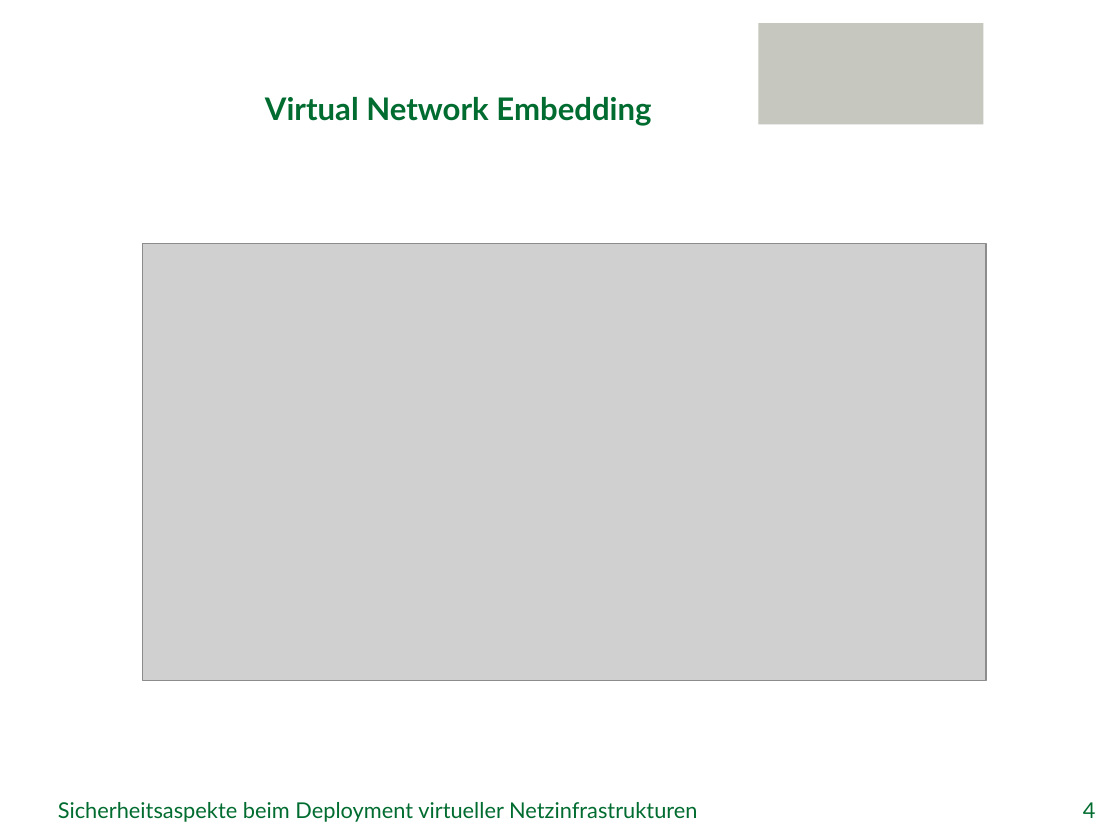
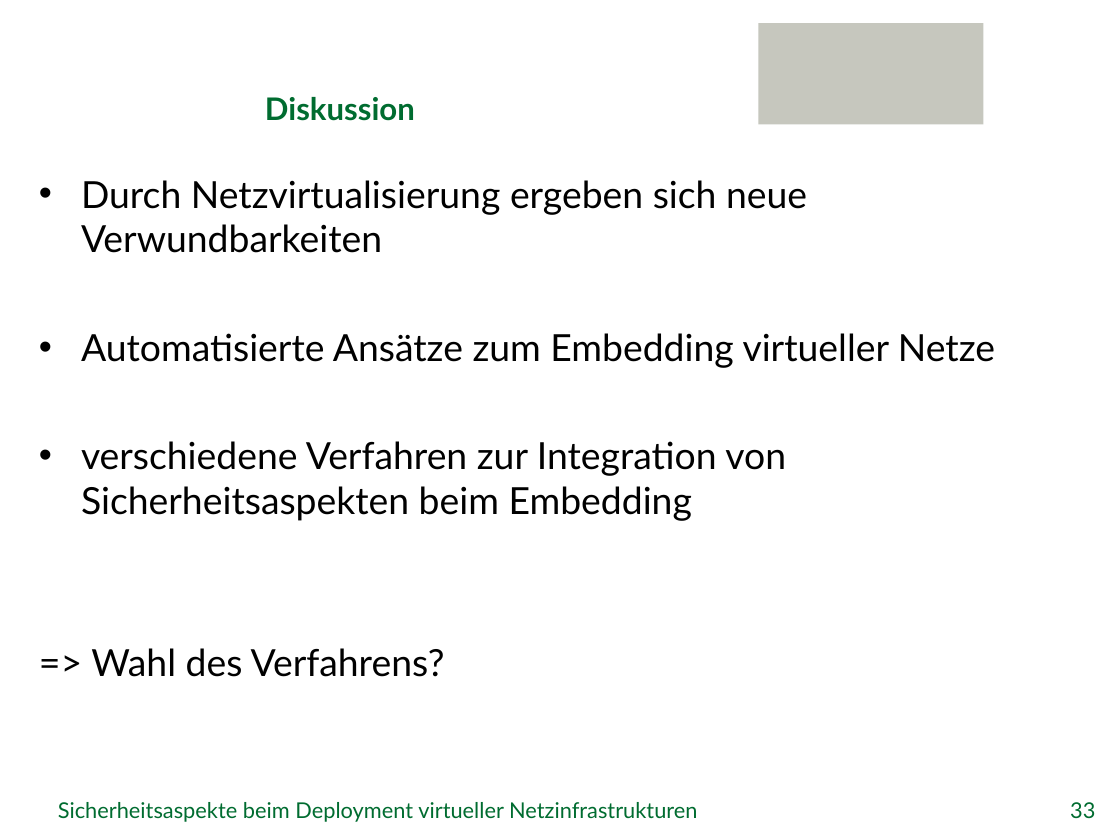
Before and after one commit to GeGroe/timvs, a slide deck: slide 33 of Referat/PowerPoint/TimvS_SVNE.pptx (slide 4 before the commit). Drawn at 1120x840 pixels with LibreOffice and Linux fonts; fonts in the diff are those of the drawing; grey boxes stand for pictures; background and template pictures are left out. Boxes give left, top, right and bottom in pixels: in the first picture for what was removed or moved away, otherwise in the second. Text is boxed around its words. In the diff, an @@ line names an element or a change of style, - is before the commit and + after.

Commit message:
Notizen, Diskussionsfolien und -themen, mitlaufende Gliederung am unteren Folienrand

```diff
--- a/Referat/PowerPoint/TimvS_SVNE.pptx
+++ b/Referat/PowerPoint/TimvS_SVNE.pptx
@@ title at (265,97,415,121): text changed @@
-Virtual Network Embedding
+Diskussion
@@ text added at (81,180,995,677), 24 pt, text #000000 @@
+• Durch Netzvirtualisierung ergeben sich neue Verwundbarkeiten
+• Automatisierte Ansätze zum Embedding virtueller Netze
+• verschiedene Verfahren zur Integration von Sicherheitsaspekten beim Embedding
+=> Wahl des Verfahrens?
@@ picture removed at (143,244,987,681) @@
@@ page number at (1070,802,1095,818): text changed @@
-4
+33
```
Also in this commit, not shown: 24 other slides changed, 6 slides added, 2 slides removed, 4 other files.
